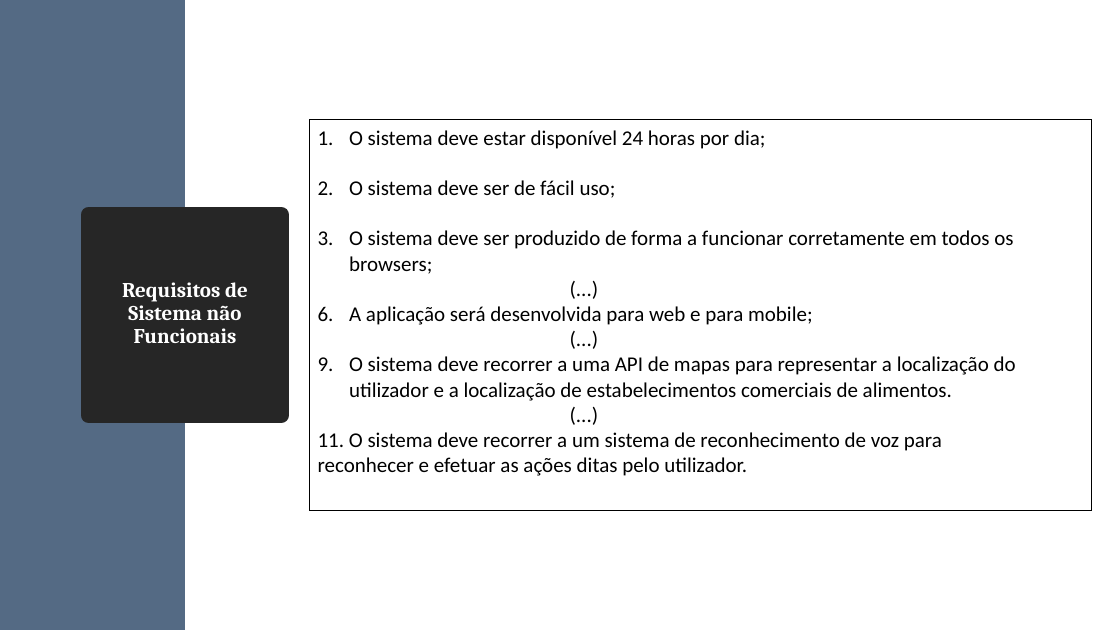
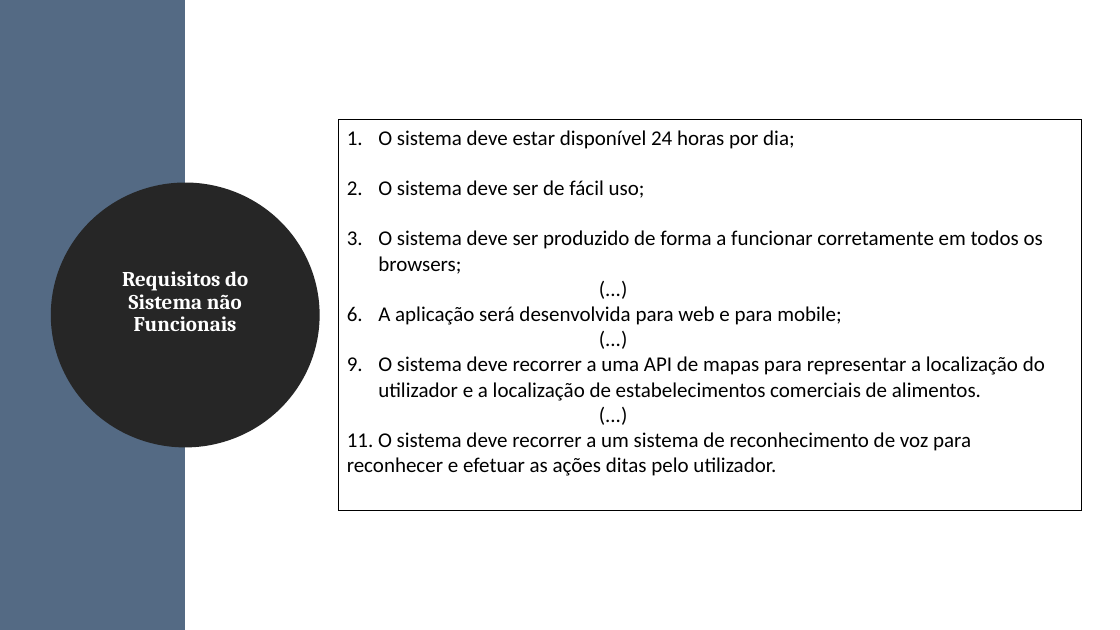
Before and after one commit to diogofbraga/MyChef, a slide deck: slide 6 of Especificacao/FeelItaly.pptx. Drawn at 1120x630 pixels with LibreOffice and Linux fonts; fonts in the diff are those of the drawing. Boxes give left, top, right and bottom in pixels: in the first picture for what was removed or moved away, otherwise in the second. Text is boxed around its words. In the diff, an @@ line names an element or a change of style, - is before the commit and + after.

```diff
--- a/Especificacao/FeelItaly.pptx
+++ b/Especificacao/FeelItaly.pptx
@@ rectangle "O sistema deve estar disponível ..." resized from (x1=309, y1=120, x2=1092, y2=510) to (x1=339, y1=120, x2=1082, y2=510) @@
@@ ellipse "Requisitos do Sistema não Funcionais" resized from (x1=88, y1=215, x2=281, y2=416) to (x1=59, y1=191, x2=312, y2=439) @@
@@ ellipse "Requisitos do Sistema não Funcionais" at (x1=59, y1=191, x2=312, y2=439): title to ellipse @@
@@ text in ellipse at (x1=122, y1=271, x2=248, y2=331): text changed @@
-Requisitos de Sistema não Funcionais
+Requisitos do Sistema não Funcionais
```
Also in this commit, not shown: 5 other slides changed.
